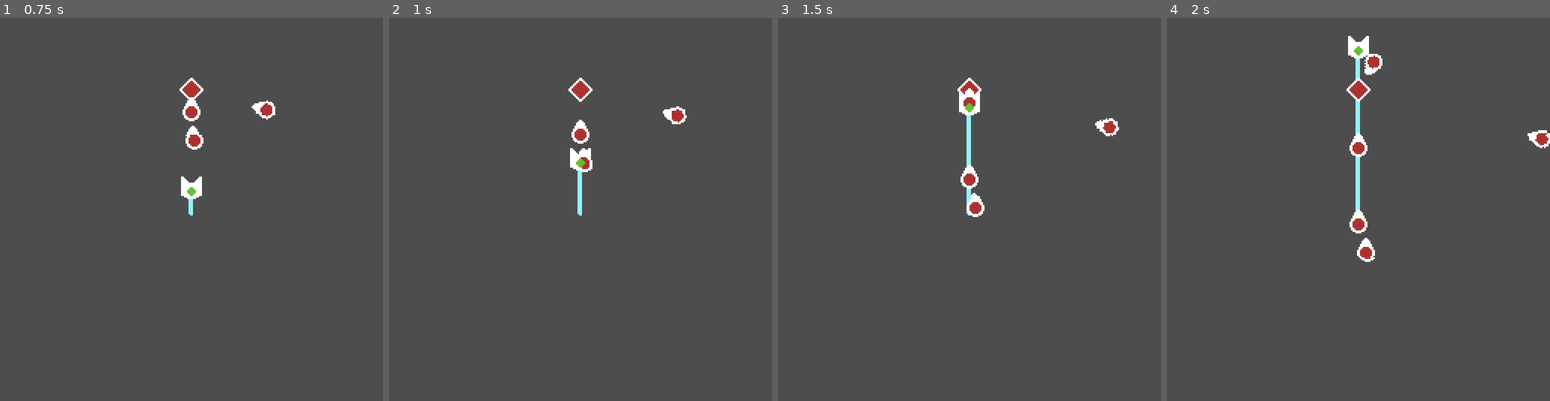
Above: before the commit, frames 1-4 (left to right).
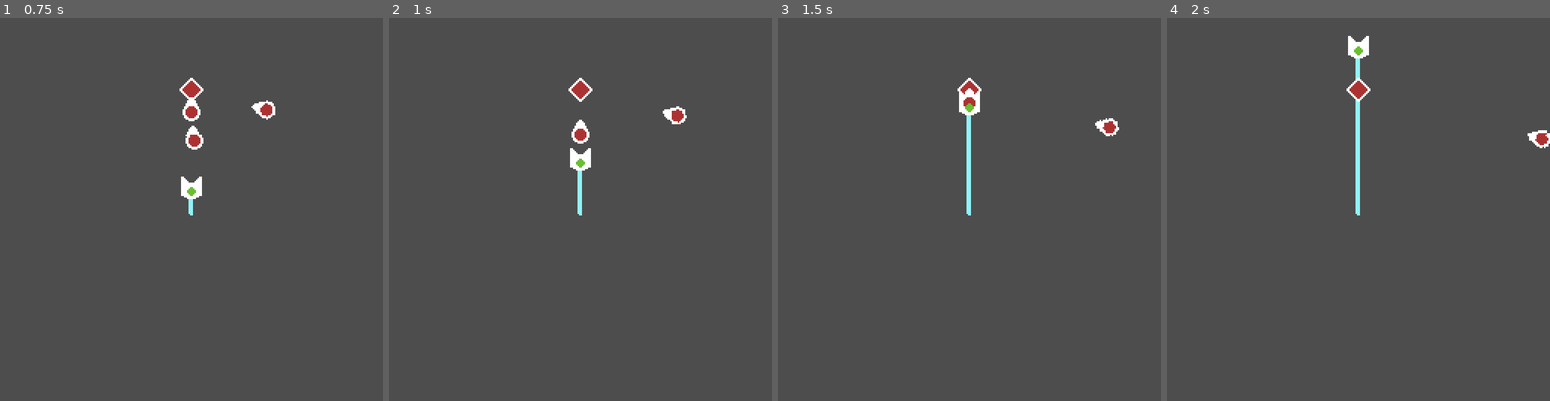
Above: after the commit, the same moments.

Repository: kennethbchen/Bullet-Wrangler-Game
Game: Godot game, scene res://Game.tscn
Same seed, same stepped clock (60 frames per second), same inputs: the game is played once before the commit and once after it.
Inputs:
- Up to frame 1 (0.75 s): hold W (Up) from 0.53 s (still down); hold Space (Attack) from 0.53 s (still down)
- Up to frame 2 (1 s): keep holding W (Up); keep holding Space (Attack)
- Up to frame 3 (1.5 s): keep holding W (Up); release Space (Attack) at 1.28 s; tap Space (Attack) at 1.35 s
- Up to frame 4 (2 s): keep holding W (Up)

Frame 1 is identical in both runs. In frame 2, less than 0.1% of the frame differs, in the area x 49-54%, y 33-41%; in frame 3, 0.4%; in frame 4, 0.8%, in the area x 47-57%, y 9-64%.

Commit message:
Implemented basic system to reflect projectiles back to to enemies to attack enemies

Diff:
--- a/Game.tscn
+++ b/Game.tscn
@@ -6,7 +6,6 @@
 [ext_resource type="Script" path="res://Scripts/LineDrawer.gd" id="2_nfbc4"]
 [ext_resource type="Texture2D" uid="uid://bqyrcjomob3vk" path="res://Sprites/Player.png" id="3_8cno4"]
 [ext_resource type="Texture2D" uid="uid://bmws0v53bodpa" path="res://Sprites/PlayerHurtbox.png" id="4_7p6tv"]
-[ext_resource type="Script" path="res://Scripts/PolygonGenerator.gd" id="4_nders"]
 [ext_resource type="PackedScene" uid="uid://bbolx8a630ljg" path="res://Projectile.tscn" id="5_6w3up"]
 [ext_resource type="Script" path="res://Scripts/ProjectileGenerator.gd" id="6_ykelv"]
 [ext_resource type="PackedScene" uid="uid://dxsmy4ea4657t" path="res://LoopHitbox.tscn" id="7_rq6yi"]
@@ -45,6 +44,7 @@
 
 [node name="AttackSystem" type="Node" parent="Player"]
 script = ExtResource("2_2nppm")
+polygon_scene = ExtResource("7_rq6yi")
 
 [node name="LineDrawer" type="Line2D" parent="Player/AttackSystem" node_paths=PackedStringArray("tracked_node")]
 top_level = true
@@ -59,10 +59,6 @@
 tracked_node = NodePath("../..")
 max_points = 25
 min_distance = 6.0
-
-[node name="PolygonGenerator" type="Node" parent="Player/AttackSystem"]
-script = ExtResource("4_nders")
-polygon_scene = ExtResource("7_rq6yi")
 
 [node name="Sprite" type="Sprite2D" parent="Player"]
 texture = ExtResource("3_8cno4")
--- a/LoopHitbox.tscn
+++ b/LoopHitbox.tscn
@@ -3,6 +3,8 @@
 [ext_resource type="Script" path="res://Scripts/LoopHitbox.gd" id="1_u2wb5"]
 
 [node name="LoopHitbox" type="Area2D"]
+collision_layer = 0
+collision_mask = 2
 script = ExtResource("1_u2wb5")
 
 [node name="Polygon2D" type="Polygon2D" parent="."]
--- a/Projectile.tscn
+++ b/Projectile.tscn
@@ -7,6 +7,7 @@
 radius = 4.0
 
 [node name="Projectile" type="Area2D"]
+collision_layer = 2
 script = ExtResource("1_r7twk")
 
 [node name="Sprite" type="Sprite2D" parent="."]
@@ -15,3 +16,5 @@
 
 [node name="CollisionShape2D" type="CollisionShape2D" parent="."]
 shape = SubResource("CircleShape2D_xthn4")
+
+[connection signal="area_entered" from="." to="." method="_on_area_entered"]
--- a/Scripts/AttackSystem.gd
+++ b/Scripts/AttackSystem.gd
@@ -2,26 +2,33 @@
 
 enum State {IDLE, CHARGED}
 
+@export var polygon_scene: PackedScene
+
 @onready var line_drawer: = $LineDrawer
-@onready var polygon_generator: = $PolygonGenerator
 
 var current_state: State = State.IDLE
 var current_polygon: PackedVector2Array
 
 func _ready():
 	assert(line_drawer != null)
-	assert(polygon_generator != null)
+	assert(polygon_scene != null, "Attack system must have polygon_scene.")
 
 func try_attack():
 	if current_state != State.CHARGED: return
 
 	current_state = State.IDLE
 
-	polygon_generator.generate_polygon(current_polygon)
+	generate_polygon(current_polygon)
 	current_polygon = PackedVector2Array()
 
 	line_drawer.clear_points()
 	line_drawer.enabled = true
+
+func generate_polygon(points: PackedVector2Array):
+
+	var new_poly = polygon_scene.instantiate()
+	add_child(new_poly)
+	new_poly.init(get_parent(), points)
 
 func _on_loop_created(line_drawer, points : PackedVector2Array):
 
--- a/Scripts/Enemy.gd
+++ b/Scripts/Enemy.gd
@@ -21,4 +21,4 @@
 	health_system.change_health(-abs(damage))
 
 func _on_health_zeroed():
-	print("enemy ded")
+	queue_free()
--- a/Scripts/HealthSystem.gd
+++ b/Scripts/HealthSystem.gd
@@ -1,6 +1,8 @@
 extends Node
 
 class_name HealthSystem
+
+@export var polygon_scene: PackedScene
 
 @export var max_health: int = 3
 
--- a/Scripts/LoopHitbox.gd
+++ b/Scripts/LoopHitbox.gd
@@ -5,7 +5,12 @@
 @onready var polygon_visuals: Polygon2D = $Polygon2D
 @onready var collision_polygon: CollisionPolygon2D = $CollisionPolygon2D
 
-func init(points: PackedVector2Array):
+var loop_owner: Node2D
+
+func init(loop_owner: Node2D, points: PackedVector2Array):
+
+	self.loop_owner = loop_owner
+
 	polygon_visuals.polygon = points
 	collision_polygon.polygon = points
 
@@ -21,4 +26,6 @@
 func _on_area_entered(area: Area2D):
 
 	if area is Projectile:
-		print(area)
+
+		area.change_owner(loop_owner)
+		area.return_to_owner()
--- a/Scripts/Player.gd
+++ b/Scripts/Player.gd
@@ -36,11 +36,11 @@
 	position += input_dir * speed * delta
 
 func _on_area_entered(area : Area2D):
-	if area is Projectile or area is Enemy:
-		print("ow")
+	if area is Enemy:
 		take_damage(-1)
 
 func take_damage(damage: int):
+	print("ow")
 	health_system.change_health(-abs(damage))
 
 func _on_health_zeroed():
--- a/Scripts/Projectile.gd
+++ b/Scripts/Projectile.gd
@@ -5,9 +5,32 @@
 @export var speed: float = 60
 @export var lifespan: float = 5
 
-func _ready():
+var original_owner: Node2D
+var current_owner: Node2D
+
+func init(owner: Node2D):
+	original_owner = owner
+	current_owner = owner
+
 	get_tree().create_timer(lifespan).timeout.connect(queue_free)
 
+func _ready():
+	pass
+
 func _process(delta):
+	position += transform.x * speed * delta
 
-	position += transform.x * speed * delta
+func change_owner(new_owner: Node2D):
+	current_owner = new_owner
+
+func return_to_owner():
+	transform.x = -transform.x
+
+func _on_area_entered(area: Area2D):
+
+	if area == current_owner:
+		return
+
+	if area.has_method("take_damage"):
+		area.take_damage(1)
+		queue_free()
--- a/Scripts/ProjectileGenerator.gd
+++ b/Scripts/ProjectileGenerator.gd
@@ -4,10 +4,12 @@
 
 @export var steps: Array[ProjectileGeneratorStep]
 
+@onready var projectile_owner: Node2D
+
 var running : bool = false
 
 func _ready():
-	pass
+	projectile_owner = get_parent()
 
 
 func _process(delta):
@@ -46,6 +48,7 @@
 					get_tree().root.add_child(new_projectile)
 					new_projectile.global_position = spawn_point.global_position
 					new_projectile.rotation = spawn_point.global_rotation
+					new_projectile.init(projectile_owner)
 
 				await get_tree().create_timer(step.spawn_delay).timeout
 
--- a/project.godot
+++ b/project.godot
@@ -60,6 +60,11 @@
 ]
 }
 
+[layer_names]
+
+2d_physics/layer_1="Entities"
+2d_physics/layer_2="Attacks"
+
 [rendering]
 
 textures/canvas_textures/default_texture_filter=0
Not shown: 1 places in Game.tscn that only renumber resources
